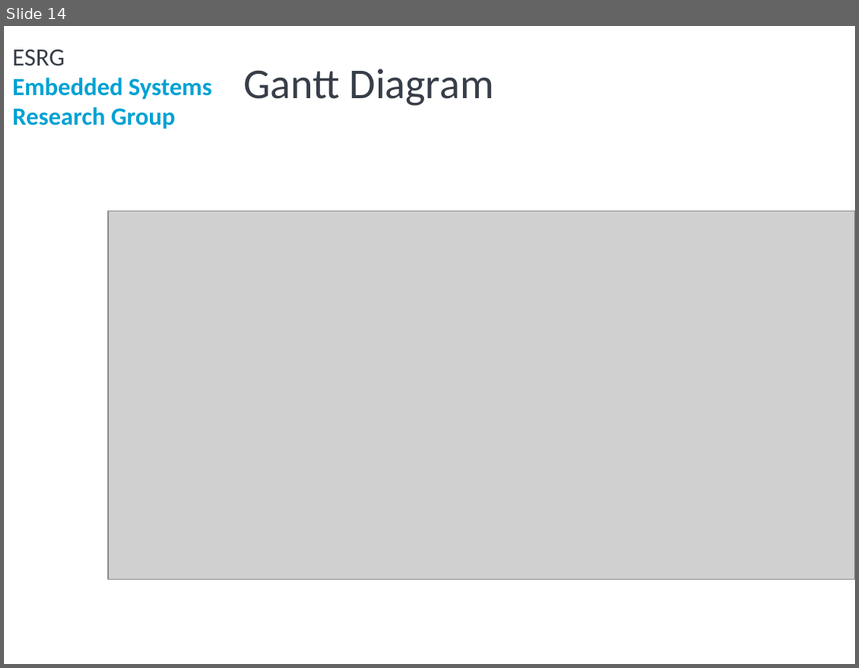
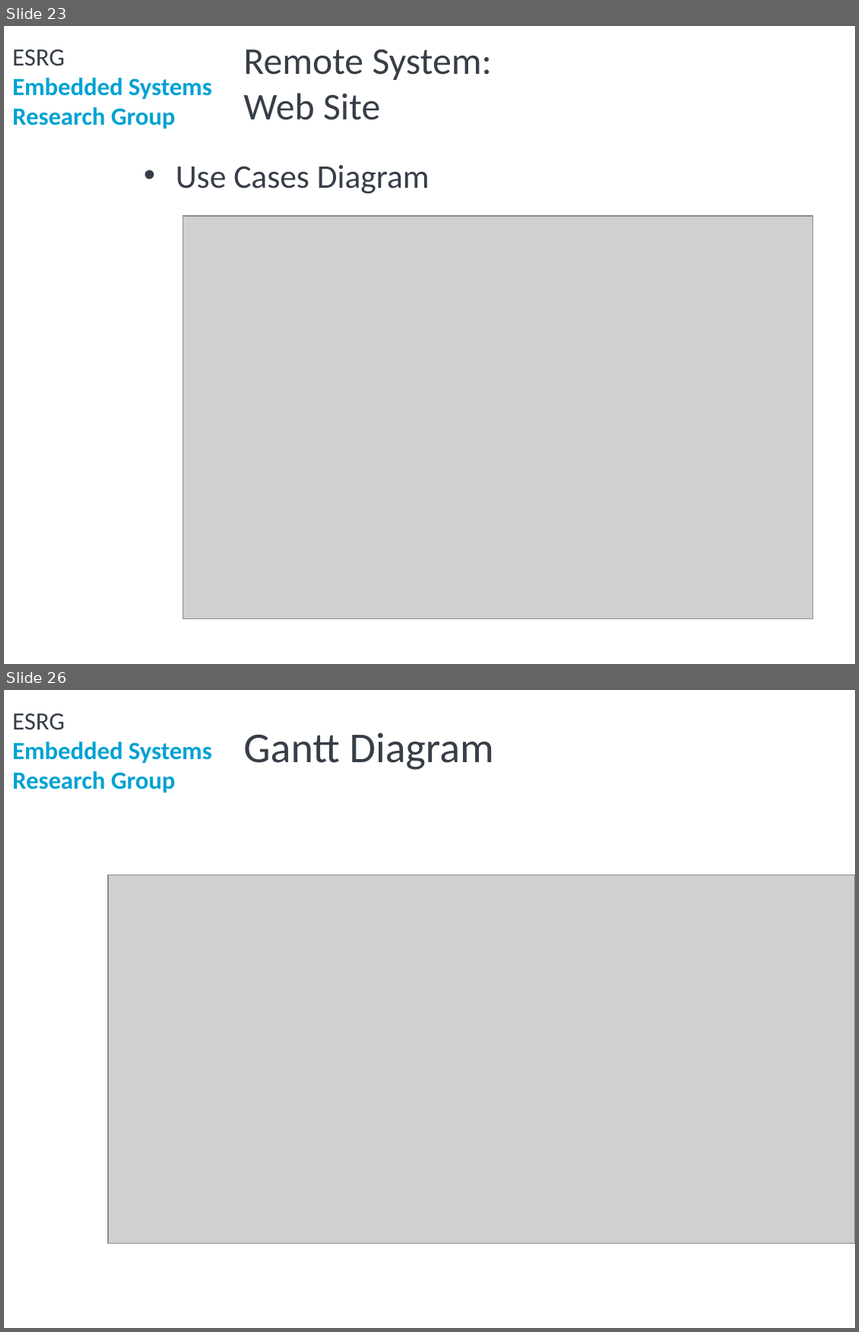
Before and after one commit to ESRGgroup9/slipad, a slide deck: project/group9.pptx. Shown one above the other, each under a label of ours: slide 14 before the commit, slides 23 and 26 after it; the slides between them are not shown. The pictures are 859x668 and 859x1332 pixels, drawn with LibreOffice and Linux fonts; fonts in the diff are those of the drawing; grey boxes stand for pictures; background and template pictures are left out. Boxes give left, top, right and bottom in pixels: in the first picture for what was removed or moved away, otherwise in the second. Text is boxed around its words. In the diff, an @@ line names an element or a change of style, - is before the commit and + after.

```diff
--- a/project/group9.pptx
+++ b/project/group9.pptx
@@ slide 23 added at (x1=4, y1=26, x2=855, y2=664), background #FFFFFF; not listed: 2 template elements that a slide beside it also shows @@
@@ title added at (x1=243, y1=49, x2=492, y2=120), 32 pt, text #373E48 @@
+Remote System:
+Web Site
@@ text added at (x1=176, y1=165, x2=430, y2=194), 28 pt, text #373E48 @@
+• Use Cases Diagram
@@ picture added at (x1=183, y1=216, x2=813, y2=620) @@
@@ what was slide 14 is now slide 26 @@
```
Also in this commit, not shown: 7 slides changed, 17 other slides added, 6 slides removed, 1 other file.
